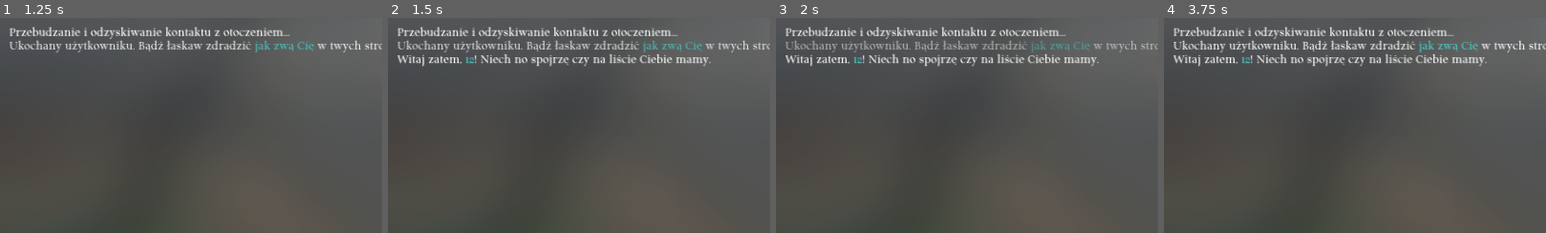
Above: before the commit, frames 1-4 (left to right).
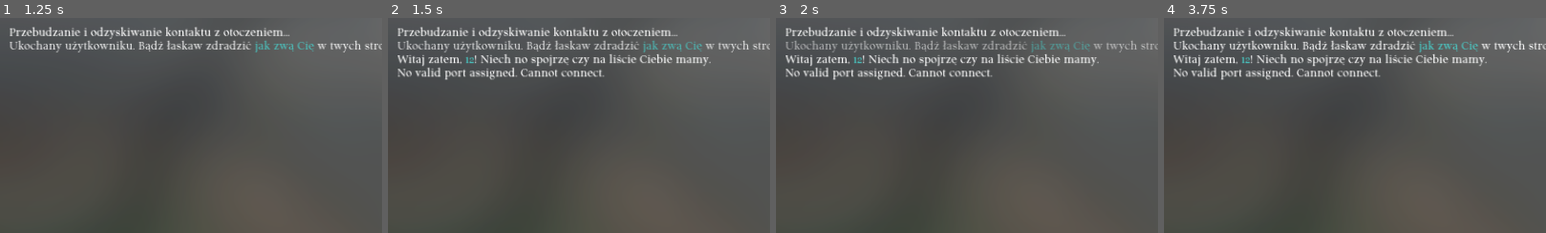
Above: after the commit, the same moments.

Repository: MoonyTheDream/morphoLogic
Game: Godot game, scene res://scenes/prototype.tscn
Same seed, same stepped clock (60 frames per second), same inputs: the game is played once before the commit and once after it.
Inputs (mouse positions are % of the whole screen's width and height, from its top left):
- Up to frame 1 (1.25 s): click (50, 93) at 0.52 s; type "12" at 0.6 s
- Up to frame 2 (1.5 s): tap Enter (enter_key) at 1.25, 1.35 s; hold Up (key_up) from 1.28 s (still down)
- Up to frame 3 (2 s): keep holding Up (key_up)
- Up to frame 4 (3.75 s): release Up (key_up) at 2.03 s; hold Down (key_down) 2.03-2.78 s; tap Enter (enter_key) at 2.1, 2.85, 3.6 s; hold Up (key_up) from 2.78 s (still down); tap Space at 3.5 s
The pictures show only the part of the screen within x 0-50%, y 0-50%; the shares and areas given below are measured in that part.

Frame 1 is identical in both runs. In frame 2, 1.2% of the frame differs, in the area x 2-57%, y 23-29%; in frame 3, 1.2%; in frame 4, 1.2%.
Error before the commit: Invalid type in function 'connect' in base 'Node (TCPDialog.gd)'. Cannot convert argument 2 from Nil to Callable. (res://TCPDialog.gd:44)
Error after the commit: Invalid type in function 'connect' in base 'Node (TCPDialog.gd)'. Cannot convert argument 2 from Nil to Callable. (res://TCPDialog.gd:64)

Commit message:
Refactor TCPDialog to read assigned port from a temporary file, improve connection handling, and enhance message emission.

Diff:
--- a/morphoLogicClient/TCPDialog.gd
+++ b/morphoLogicClient/TCPDialog.gd
@@ -4,7 +4,10 @@
 var TCPClient = StreamPeerTCP.new()
 var is_tcp_connected = false
 const SERVER_IP = "127.0.0.1"
-const SERVER_PORT = 6164
+const TEMP_FILE_PATH = "res://temp_port.txt"
+var assigned_port = -1
+var microserver_process = -1
+# const SERVER_PORT = 6164
 signal new_data_arrived(data)
 var root
 
@@ -26,12 +29,29 @@
 	var microserver_process_id = OS.create_process(python_executable, [script_path])
 	# print(microserver_process_id)
 	if microserver_process_id != -1:
-		print("[GODOT] Python microserver started successfully.")
+		microserver_process = microserver_process_id
+		print("Python microserver started successfully. Process: %s" % microserver_process)
 	else:
-		print("[GODOT] Failed to start Python microserver. :(")
+		print("Failed to start Python microserver. :(")
+
+func read_port_from_temp_file():
+	var file = FileAccess.open(TEMP_FILE_PATH, FileAccess.READ)
+
+	if file:
+		assigned_port = file.get_as_text().strip_edges().to_int()
+		file.close()
+
+		# Delete file after reading
+		DirAccess.remove_absolute(TEMP_FILE_PATH)
+		print("Read port:", assigned_port, "and deleted temp file.")
+	else:
+		print("Port file not found!")
 
 func initialize_connection(client_data: String) -> void:
 	var txt_f = root.get_node("BasicView/MainTextControls/MainTextField")
+	read_port_from_temp_file()
+	if assigned_port == -1:
+		txt_f.draw_new_message(tr("No valid port assigned. Cannot connect."))
 	is_tcp_connected = connect_to_microserver()
 	var message = ""
 	if  is_tcp_connected:
@@ -55,7 +75,7 @@
 	print("[GODOT] Python microserver has been slain.")
 
 func connect_to_microserver() -> bool:
-	var connection_result = TCPClient.connect_to_host(SERVER_IP, SERVER_PORT)
+	var connection_result = TCPClient.connect_to_host(SERVER_IP, assigned_port)
 	if connection_result == OK:
 		print("Connected to %s" % TCPClient.get_connected_host())
 		return true
@@ -65,12 +85,16 @@
 
 func continously_receive_messages() -> void:
 	while true:
-		var debug = TCPClient.poll()
+		TCPClient.poll()
 		if is_tcp_connected and TCPClient.get_status() == StreamPeerTCP.STATUS_CONNECTED:
 			var available_bytes = TCPClient.get_available_bytes()
 			if available_bytes > 0:
 				var received_data = TCPClient.get_utf8_string(available_bytes)
-				new_data_arrived.emit(received_data)
+				call_deferred("emit_received_data", received_data)
+				# new_data_arrived.emit(received_data)
+
+func emit_received_data(data):
+	new_data_arrived.emit(data)
 
 func send_tcp_message(message: String) -> void:
 	TCPClient.poll()
Not shown, changed: morphoLogicClient/microserver/microserver.py
